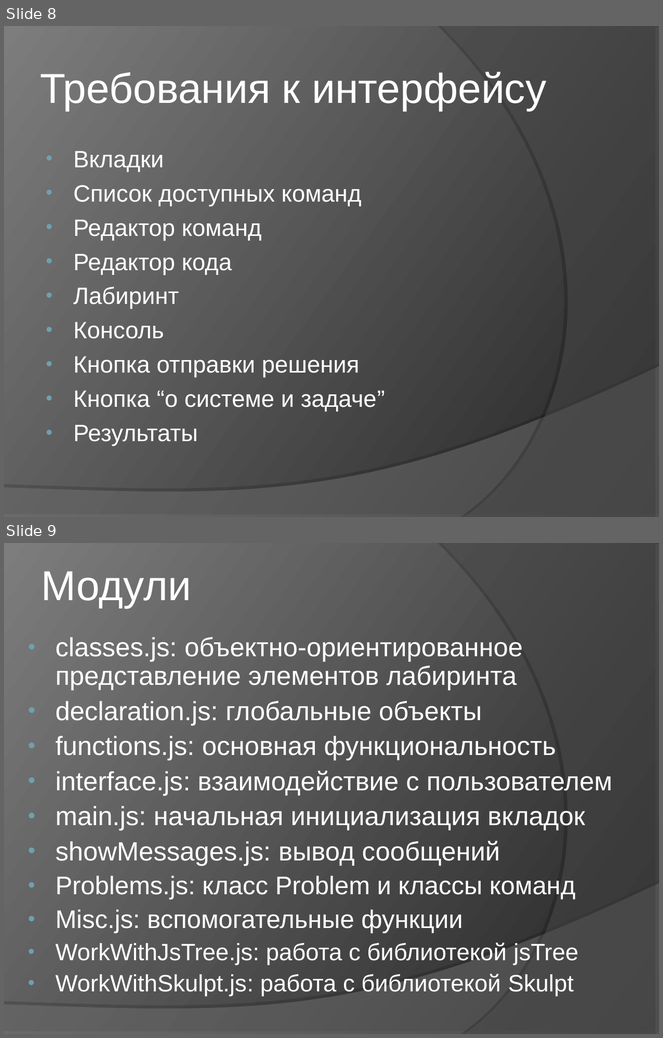
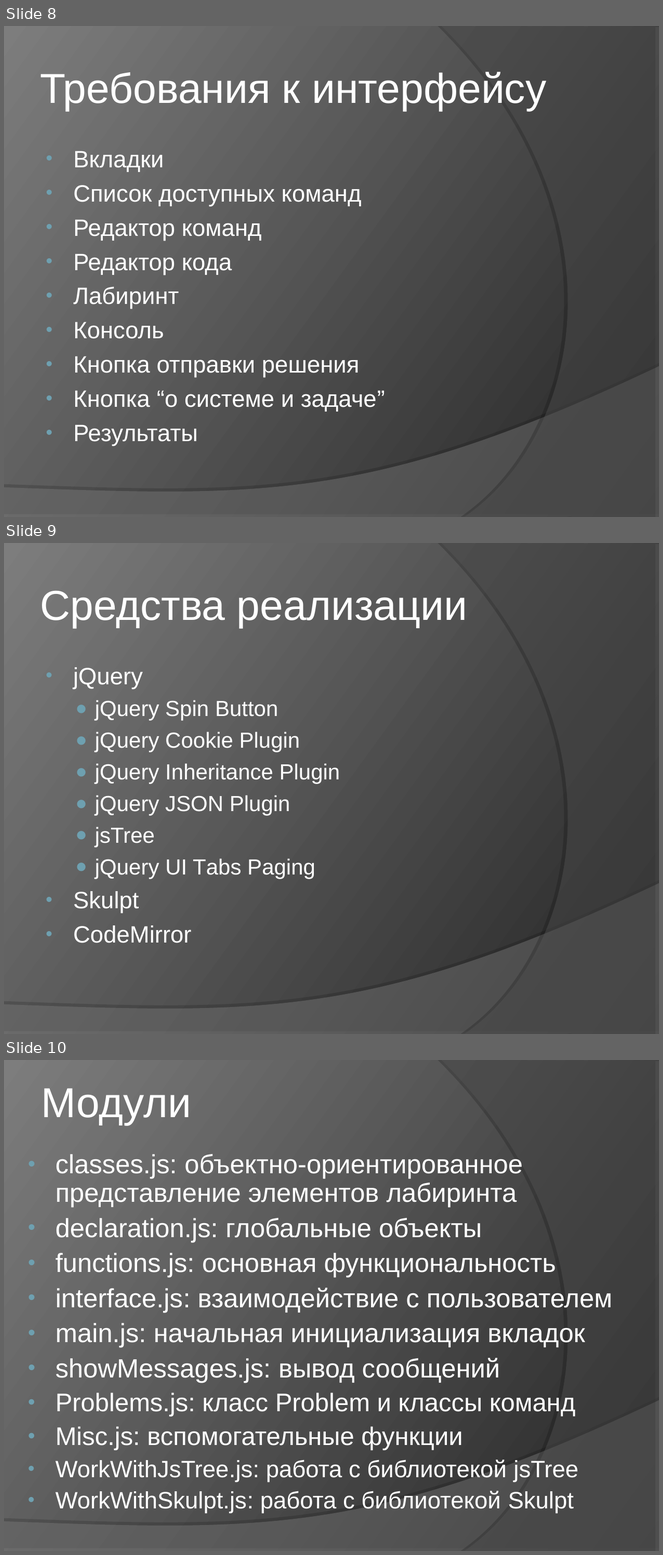
Before and after one commit to klenin/cats-junior, a slide deck: C8403A_Vasilyeva_presentation.ppt. Shown one above the other, each under a label of ours: slides 8 and 9 before the commit, slides 8, 9 and 10 after it. The pictures are 663x1038 and 663x1555 pixels, drawn with LibreOffice and Linux fonts; fonts in the diff are those of the drawing. Boxes give left, top, right and bottom in pixels: in the first picture for what was removed or moved away, otherwise in the second. Text is boxed around its words. In the diff, an @@ line names an element or a change of style, - is before the commit and + after.

```diff
--- a/C8403A_Vasilyeva_presentation.ppt
+++ b/C8403A_Vasilyeva_presentation.ppt
@@ slide 9 added at [4, 543, 659, 1034], background gradient #242424 to #7D7D7D; not listed: 2 template elements that a slide beside it also shows @@
@@ text added at [40, 591, 468, 628], 46 pt, text #FFFFFF @@
+Средства реализации
@@ text added at [73, 667, 340, 943], 24 pt, text #FFFFFF @@
+• jQuery
+  ● jQuery Spin Button
+  ● jQuery Cookie Plugin
+  ● jQuery Inheritance Plugin
+  ● jQuery JSON Plugin
+  ● jsTree
+  ● jQuery UI Tabs Paging
+• Skulpt
+• CodeMirror
@@ what was slide 9 is now slide 10 @@
```
Also in this commit, not shown: 1 slide removed, 1 other file.
